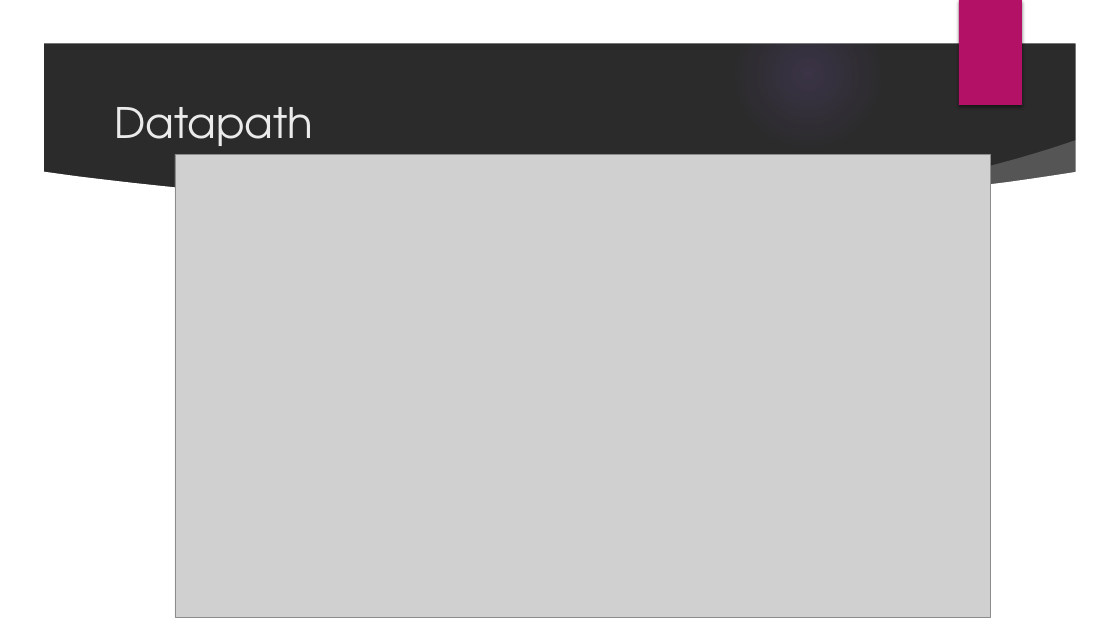
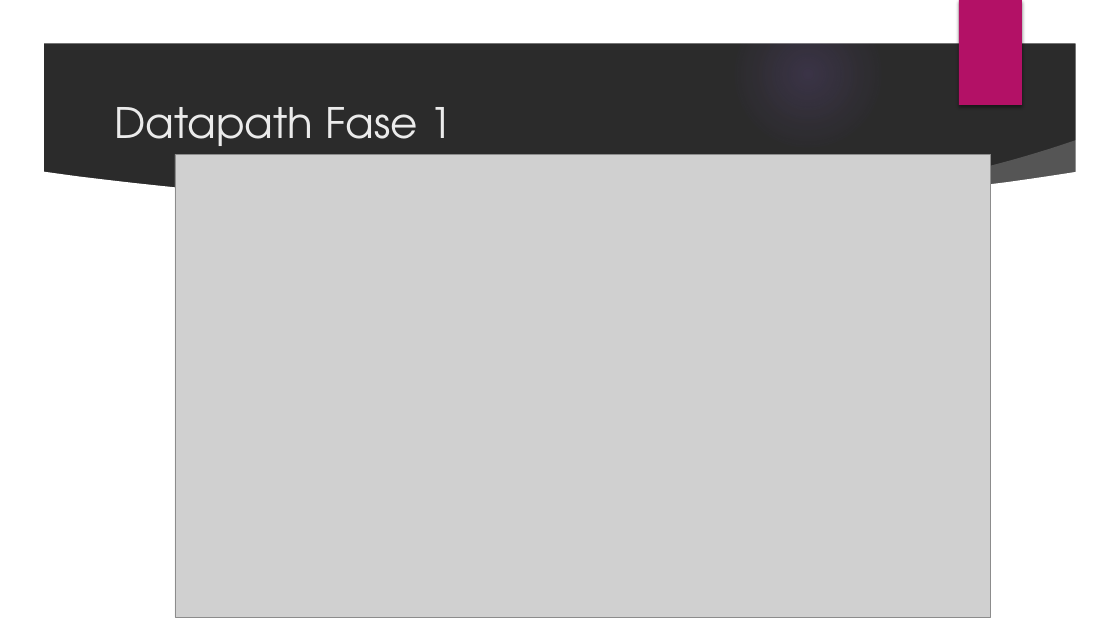
Before and after one commit to kwattt/MIPS-teams, a slide deck: slide 2 of documentacion/FASE 1 (PROYECTO MIPS).pptx. Drawn at 1120x630 pixels with LibreOffice and Linux fonts; fonts in the diff are those of the drawing; grey boxes stand for pictures; background and template pictures are left out; a plain dark background stands for a picture behind light text. Boxes give left, top, right and bottom in pixels: in the first picture for what was removed or moved away, otherwise in the second. Text is boxed around its words. In the diff, an @@ line names an element or a change of style, - is before the commit and + after.

```diff
--- a/documentacion/FASE 1 (PROYECTO MIPS).pptx
+++ b/documentacion/FASE 1 (PROYECTO MIPS).pptx
@@ title at <box>114,107,452,158</box>: text changed @@
-Datapath
+Datapath Fase 1
```
Also in this commit, not shown: 1 other slide changed, 6 slides added, 2 other files.
